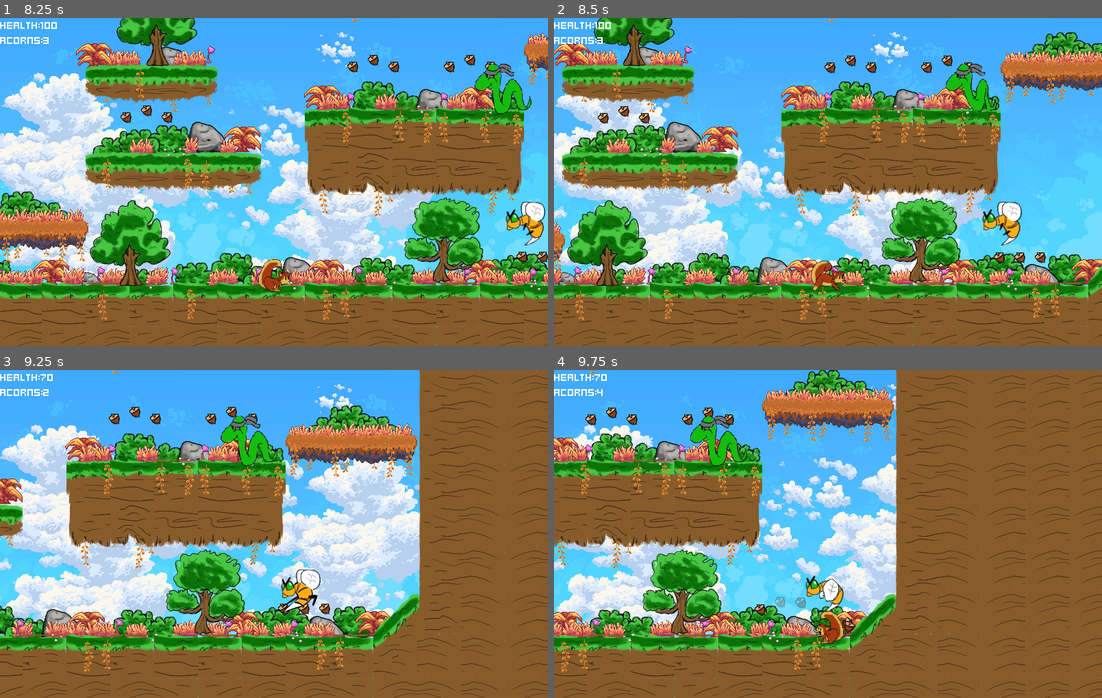
Above: before the commit, frames 1-4 (two rows, left to right).
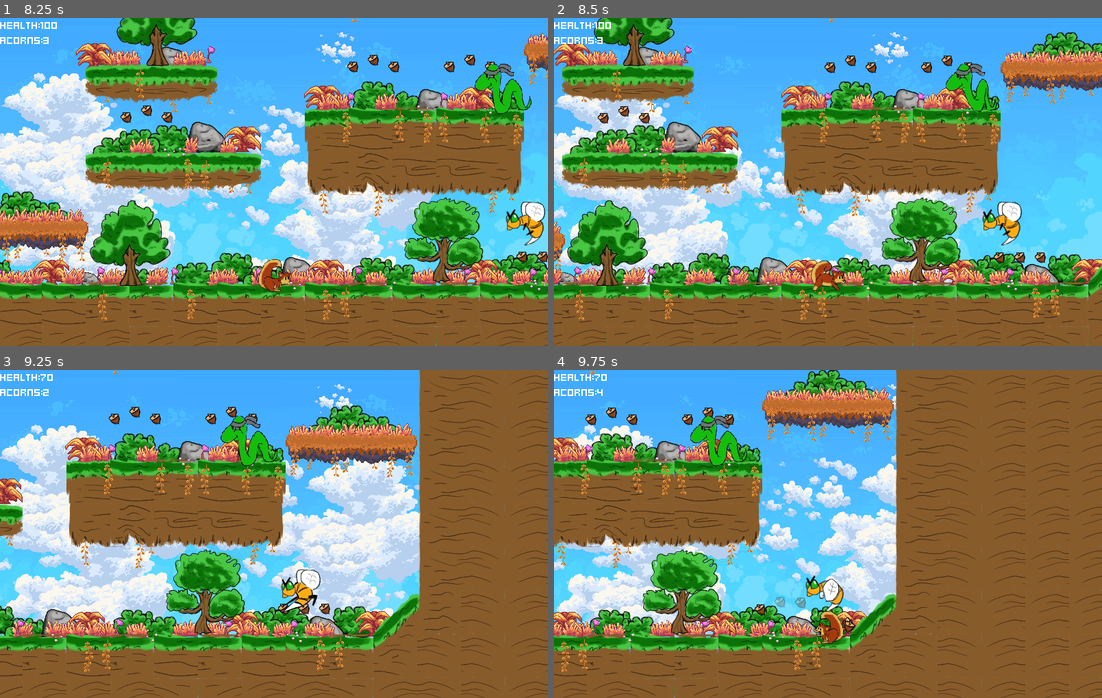
Above: after the commit, the same moments.

Repository: KieranL/ratatoskr
Game: Godot game, scene res://game_singleplayer.tscn
Same seed, same stepped clock (60 frames per second), same inputs: the game is played once before the commit and once after it.
Inputs:
- Up to frame 1 (8.25 s): hold Right (move_right) 0.53-2.03 s; tap Q (melee) every 2.25 s from 0.6 to 7.35 s; tap Space (jump) at 0.77, 1.52, 3.02, 3.77, 4.52, 6.02, 6.77, 7.52 s; tap Shift (run) at 1.35, 5.85 s; hold Left (move_left) 2.03-2.78 s; tap Z (spit) at 2.1, 4.35, 6.6 s; hold Right (move_right) 2.78-4.28 s; hold Shift (run) 3.53-4.28 s; hold Left (move_left) 4.28-5.03 s; hold Right (move_right) 5.03-5.78 s; hold Left (move_left) 5.78-7.28 s; hold Right (move_right) from 7.28 s (still down); hold Shift (run) from 8.03 s (still down)
- Up to frame 2 (8.5 s): keep holding Right (move_right); keep holding Shift (run)
- Up to frame 3 (9.25 s): keep holding Right (move_right); release Shift (run) at 8.78 s; tap Z (spit) at 8.85 s; tap Space (jump) at 9.02 s
- Up to frame 4 (9.75 s): release Right (move_right) at 9.53 s; hold Left (move_left) from 9.53 s (still down); tap Q (melee) at 9.6 s

Frame 1 is identical in both runs. In frame 2, less than 0.1% of the frame differs, in the area x 0-97%, y 9-86%; in frame 3, less than 0.1%, in the area x 0-76%, y 10-90%; in frame 4, less than 0.1%.

Commit message:
boss zone improvements

Diff:
--- a/game.gd
+++ b/game.gd
@@ -4,6 +4,7 @@
 @onready var _pause_menu := $InterfaceLayer/PauseMenu as PauseMenu
 @onready var _game_over_menu := $InterfaceLayer/GameOverMenu as GameOverMenu
 @onready var _acorn_transition := $InterfaceLayer/AcornScreenTransition as AcornScreenTransition
+@onready var _win_menu := $InterfaceLayer/WinMenu as WinMenu
 
 var is_game_over := false
 var is_acorn_transition := false
--- a/game_singleplayer.tscn
+++ b/game_singleplayer.tscn
@@ -7,6 +7,7 @@
 [ext_resource type="PackedScene" uid="uid://dl74ruxxetvgv" path="res://scenes/maingame/gui/game_over.tscn" id="5_k6cy6"]
 [ext_resource type="PackedScene" path="res://scenes/maingame/gui/acorn_screen_transition.tscn" id="7_hja7s"]
 [ext_resource type="Script" path="res://scenes/maingame/level/bossZoneTrigger.gd" id="7_oj8dg"]
+[ext_resource type="PackedScene" uid="uid://dbynx5ixhjwfg" path="res://scenes/maingame/gui/WinMenu.tscn" id="8_aamoj"]
 
 [sub_resource type="RectangleShape2D" id="RectangleShape2D_ls2sj"]
 size = Vector2(45, 468)
@@ -16,7 +17,6 @@
 script = ExtResource("2")
 
 [node name="Level" parent="." instance=ExtResource("3")]
-script = null
 
 [node name="Player" parent="Level" instance=ExtResource("4")]
 position = Vector2(-92, 610)
@@ -26,7 +26,7 @@
 script = ExtResource("7_oj8dg")
 
 [node name="Collision2D" type="CollisionShape2D" parent="Level/BossTriggerArea"]
-position = Vector2(533, -928)
+position = Vector2(431, -917)
 shape = SubResource("RectangleShape2D_ls2sj")
 
 [node name="InterfaceLayer" type="CanvasLayer" parent="."]
@@ -39,9 +39,14 @@
 
 [node name="AcornScreenTransition" parent="InterfaceLayer" instance=ExtResource("7_hja7s")]
 
+[node name="WinMenu" parent="InterfaceLayer" instance=ExtResource("8_aamoj")]
+
+[connection signal="winGame" from="Level" to="InterfaceLayer/WinMenu" method="_on_level_win_game"]
 [connection signal="coin_collected" from="Level/Player" to="InterfaceLayer/PauseMenu" method="_on_coin_collected"]
 [connection signal="died" from="Level/Player" to="." method="_on_player_died"]
 [connection signal="body_entered" from="Level/BossTriggerArea" to="Level/BossTriggerArea" method="_on_body_entered"]
+[connection signal="bossZoneTrigger" from="Level/BossTriggerArea" to="Level" method="_on_boss_zone_trigger"]
 [connection signal="bossZoneTrigger" from="Level/BossTriggerArea" to="Level/Player" method="_on_boss_zone_trigger"]
 [connection signal="game_restart" from="InterfaceLayer/GameOverMenu" to="." method="_on_game_over_menu_game_restart"]
 [connection signal="finish_acorn_transition" from="InterfaceLayer/AcornScreenTransition" to="." method="_on_acorn_screen_transition_finish"]
+[connection signal="game_restart" from="InterfaceLayer/WinMenu" to="." method="_on_win_menu_game_restart"]
--- a/scenes/maingame/gui/WinMenu.tscn
+++ b/scenes/maingame/gui/WinMenu.tscn
@@ -1,7 +1,6 @@
 [gd_scene load_steps=2 format=3 uid="uid://dbynx5ixhjwfg"]
 
 [ext_resource type="Script" path="res://scenes/maingame/gui/win_menu.gd" id="1_ees0v"]
-
 
 [node name="WinMenu" type="Control"]
 layout_mode = 3
@@ -16,7 +15,7 @@
 layout_mode = 0
 offset_right = 799.0
 offset_bottom = 479.0
-color = Color(0.117647, 0.117647, 0.117647, 0)
+color = Color(0.408329, 0.408329, 0.408329, 1)
 
 [node name="CenterContainer" type="CenterContainer" parent="ColorRect"]
 layout_mode = 1
--- a/scenes/maingame/gui/win_menu.gd
+++ b/scenes/maingame/gui/win_menu.gd
@@ -12,5 +12,5 @@
 func _on_button_pressed() -> void:
 	game_restart.emit()
 
-func _on_level_win_game_trigger() -> void:
+func _on_level_win_game() -> void:
 	open()
--- /dev/null
+++ b/scenes/maingame/level/boss_gate.gd
@@ -0,0 +1,10 @@
+class_name BossGate
+extends StaticBody2D
+
+func _ready() -> void:
+	hide()
+	collision_layer = 1
+
+func dropGate() -> void:
+	show()
+	collision_layer = 9
--- a/scenes/maingame/level/level.gd
+++ b/scenes/maingame/level/level.gd
@@ -1,6 +1,12 @@
 extends Node2D
 
-signal winGameTrigger()
+signal winGame()
+
+@onready var bossGate := $Gate/BossGate as BossGate
+
+func _on_boss_zone_trigger() -> void:
+	bossGate.dropGate()
 
 func _on_boss_win_game_trigger() -> void:
-	winGameTrigger.emit()
+	print("win")
+	winGame.emit()
--- a/scenes/maingame/level/level.tscn
+++ b/scenes/maingame/level/level.tscn
@@ -16,13 +16,14 @@
 [ext_resource type="PackedScene" path="res://scenes/maingame/enemies/hornet/entity.tscn" id="15_cjxsr"]
 [ext_resource type="Texture2D" uid="uid://cqydct6vajobg" path="res://Assets/Art/bush_1.webp" id="16"]
 [ext_resource type="Script" path="res://scenes/maingame/enemy/boss.gd" id="16_1by48"]
-[ext_resource type="PackedScene" uid="uid://dgkyv2jpr1cbi" path="res://scenes/maingame/enemies/hornet/spwaner.tscn" id="16_06gec"]
+[ext_resource type="PackedScene" path="res://scenes/maingame/enemies/hornet/spwaner.tscn" id="16_06gec"]
 [ext_resource type="Texture2D" uid="uid://co8bwstg3ea6x" path="res://Assets/Art/rock_1.webp" id="17"]
 [ext_resource type="Material" uid="uid://djwm5nol3d801" path="res://Assets/Art/wind_sway.tres" id="18"]
 [ext_resource type="Texture2D" uid="uid://c5xpotfxdi0ms" path="res://Assets/Art/fern_1.webp" id="19"]
 [ext_resource type="Texture2D" uid="uid://crfy1osk1c1gc" path="res://Assets/Art/ground_flowers_1.webp" id="20"]
 [ext_resource type="Texture2D" uid="uid://bvu4vgnc84r84" path="res://Assets/Art/vine_1.webp" id="21"]
 [ext_resource type="Texture2D" uid="uid://bu54lwrkcng25" path="res://Assets/Art/vine_2.webp" id="22"]
+[ext_resource type="Script" path="res://scenes/maingame/level/boss_gate.gd" id="24_18lxn"]
 
 [sub_resource type="Animation" id="1"]
 resource_name = "move"
@@ -67,6 +68,9 @@
 "move": SubResource("2")
 }
 
+[sub_resource type="RectangleShape2D" id="RectangleShape2D_rf3bp"]
+size = Vector2(24, 461)
+
 [node name="Level" type="Node2D"]
 process_mode = 1
 position = Vector2(0, -5)
@@ -1743,4 +1747,21 @@
 scale = Vector2(0.5, 0.5)
 texture = ExtResource("17")
 
+[node name="Gate" type="Node" parent="."]
+
+[node name="BossGate" type="StaticBody2D" parent="Gate"]
+position = Vector2(496, -922)
+collision_layer = 9
+script = ExtResource("24_18lxn")
+
+[node name="CollisionShape2D" type="CollisionShape2D" parent="Gate/BossGate"]
+shape = SubResource("RectangleShape2D_rf3bp")
+
+[node name="ColorRect" type="ColorRect" parent="Gate/BossGate"]
+offset_left = -10.0
+offset_top = -224.0
+offset_bottom = 233.0
+color = Color(0.133196, 0.133196, 0.133196, 1)
+metadata/_edit_use_anchors_ = true
+
 [connection signal="winGameTrigger" from="Enemies/Boss" to="." method="_on_boss_win_game_trigger"]
--- a/scenes/maingame/player/camera.gd
+++ b/scenes/maingame/player/camera.gd
@@ -3,12 +3,5 @@
 const BOSS_ZONE_BOTTOM_LIMIT = -692
 const DEFAULT_BOTTOM_LIMIT = 690
 
-var _isBossZoneEntered := false
-
 func _on_player_boss_zone_trigger_player() -> void:
-	if !_isBossZoneEntered:
-		limit_bottom = BOSS_ZONE_BOTTOM_LIMIT
-	else:
-		limit_bottom = DEFAULT_BOTTOM_LIMIT
-
-	_isBossZoneEntered = !_isBossZoneEntered
+	limit_bottom = BOSS_ZONE_BOTTOM_LIMIT
Not shown: 1 places in game_singleplayer.tscn that only renumber resources
Not shown: 1 places in scenes/maingame/level/level.tscn that only renumber resources
